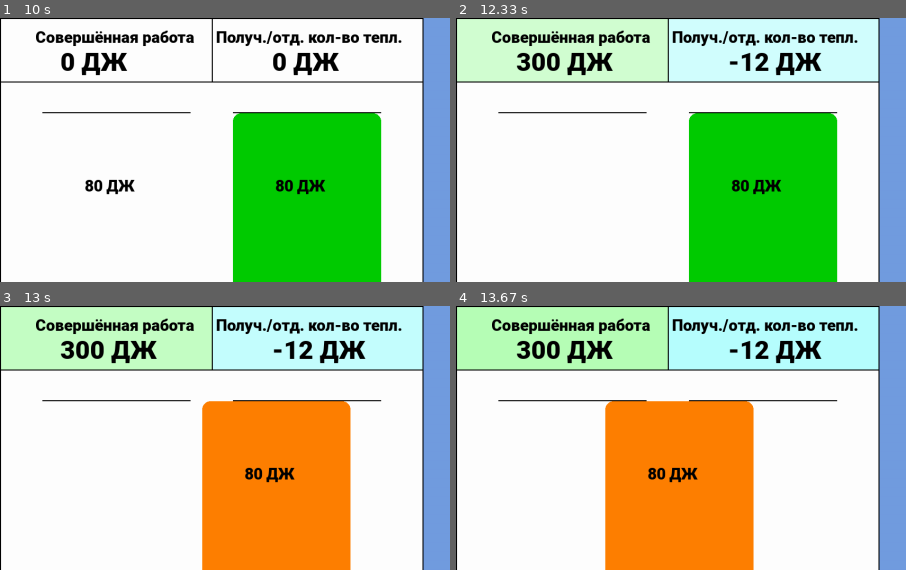
Above: before the commit, frames 1-4 (two rows, left to right).
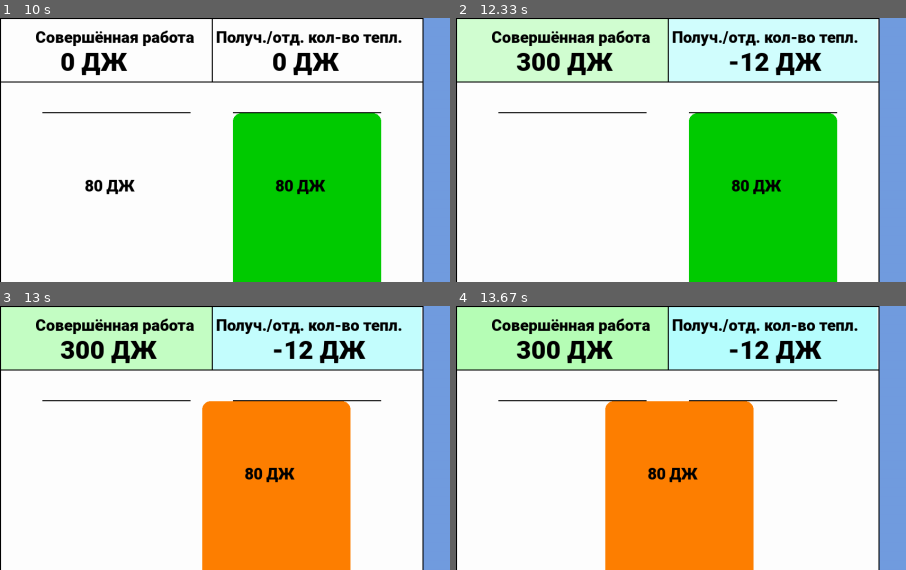
Above: after the commit, the same moments.

Repository: valerazykov/stat_phys_van-der-waals-gas
Game: pygame game, started from info_smart.py
Two runs of this game, one before a commit and one after it. Both use one fixed random seed, a clock stepped at 60 frames per second and the inputs below.
Inputs:
- Up to frame 1 (10 s): no input
- Up to frame 2 (12.33 s): no input
- Up to frame 3 (13 s): no input
- Up to frame 4 (13.67 s): no input
The pictures show only the part of the screen within x 0-50%, y 0-50%; the shares and areas given below are measured in that part.

Frame 1 is identical in both runs. In frame 2, less than 0.1% of the frame differs, in the area x 93-94%, y 0-24%; in frame 3, 0.1%; in frame 4, 0.1%.

Commit message:
Update info_smart.py

Diff:
--- a/info_smart.py
+++ b/info_smart.py
@@ -100,10 +100,10 @@
                              (self.coor[0] + 2, self.coor[1] + 2, (round(self.coor[2] / 2) - 2), (round(self.coor[3] / 5) - 2)))
         if warm > 0:
             pygame.draw.rect(self.screen, (255 - step * for_204, 255 - step * for_255, 255 - step * for_255),
-                             (self.coor[0] + 2 + round(self.coor[2] / 2), self.coor[1] + 2, (round(self.coor[2] / 2) - 4), (round(self.coor[3] / 5) - 2)))
+                             (self.coor[0] + 2 + round(self.coor[2] / 2), self.coor[1] + 2, (round(self.coor[2] / 2) - 6), (round(self.coor[3] / 5) - 2)))
         if warm < 0:
             pygame.draw.rect(self.screen, (255 - step * for_114, 255 - step * for_157, 255 - step * for_224),
-                             (self.coor[0] + 2 + round(self.coor[2] / 2), self.coor[1] + 2, (round(self.coor[2] / 2) - 4), (round(self.coor[3] / 5) - 2)))
+                             (self.coor[0] + 2 + round(self.coor[2] / 2), self.coor[1] + 2, (round(self.coor[2] / 2) - 6), (round(self.coor[3] / 5) - 2)))
         pygame.draw.rect(self.screen, (0, 0, 0),
                          (self.coor[0], self.coor[1] + round(self.coor[3] / 5), self.coor[2], 2))
         pygame.draw.rect(self.screen, (0, 0, 0),
